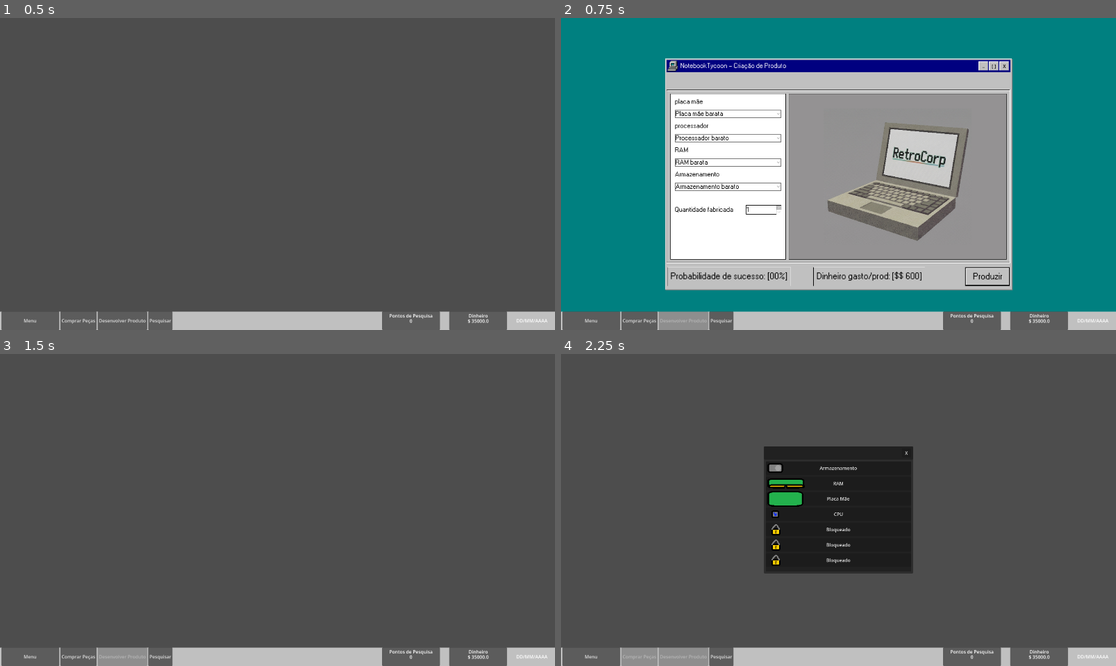
Above: before the commit, frames 1-4 (two rows, left to right).
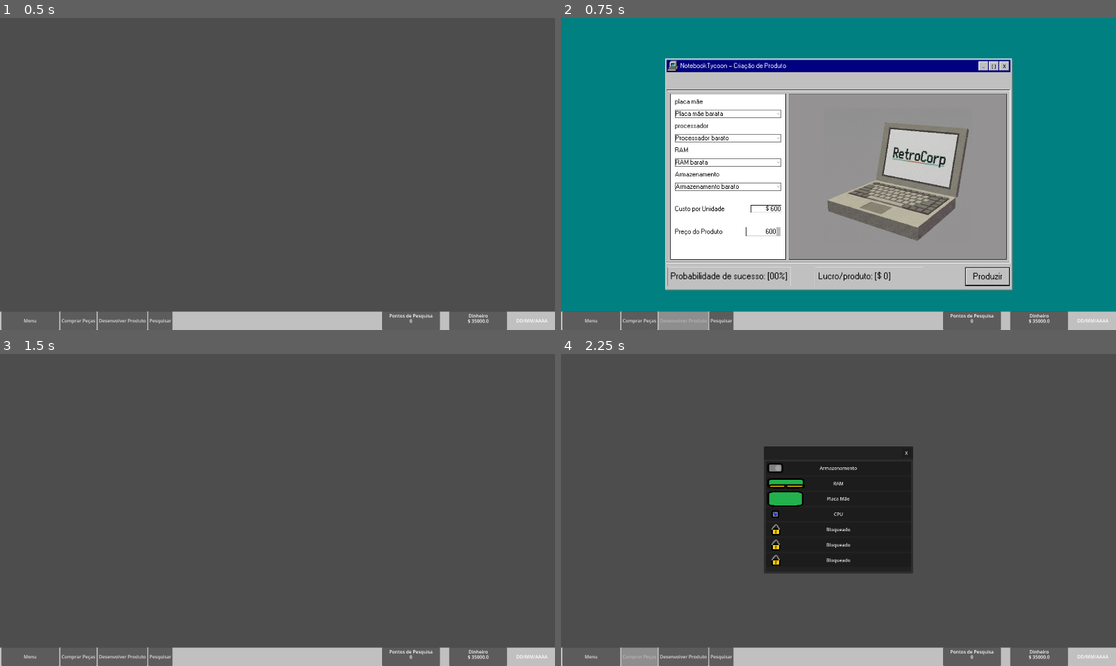
Above: after the commit, the same moments.

Repository: AnthonyBerri/NotebookTycoon
Game: Godot game, scene res://Scenes/Main.tscn
Two runs of this game, one before a commit and one after it. Both use one fixed random seed, a clock stepped at 60 frames per second and the inputs below.
Inputs:
- Up to frame 1 (0.5 s): no input
- Up to frame 2 (0.75 s): click "Desenvolver Produto" at 0.5 s
- Up to frame 3 (1.5 s): click "X" at 1.25 s
- Up to frame 4 (2.25 s): click "Comprar Peças" at 2 s

Frame 1 is identical in both runs. In frame 2, 0.6% of the frame differs, in the area x 20-66%, y 59-86%; in frame 3, 0.5%; in frame 4, 0.5%.

Commit message:
Fixes no fluxo de produção

Diff:
--- a/Scenes/Graphic.tscn
+++ b/Scenes/Graphic.tscn
@@ -380,4 +380,4 @@
 texture = ExtResource("4_8u75l")
 expand_mode = 1
 
-[connection signal="grafico" from="." to="." method="_on_grafico"]
+[connection signal="pressed" from="Janela/MarginContainer2/VBoxContainer/Titulo/HBoxContainer/Control/HBoxContainer/Button3" to="." method="_on_button_3_pressed"]
--- a/Scenes/ProductDevelopment.tscn
+++ b/Scenes/ProductDevelopment.tscn
@@ -108,22 +108,39 @@
 LineEdit/styles/normal = SubResource("StyleBoxFlat_12c3h")
 
 [sub_resource type="StyleBoxFlat" id="StyleBoxFlat_282n6"]
-bg_color = Color(0.7529412, 0.7529412, 0.7529412, 1)
-border_width_top = 1
-border_width_right = 1
-border_color = Color(0, 0, 0, 1)
-
-[sub_resource type="StyleBoxFlat" id="StyleBoxFlat_4biul"]
-bg_color = Color(0.7529412, 0.7529412, 0.7529412, 1)
+bg_color = Color(1, 1, 1, 1)
+border_width_left = 1
 border_width_top = 1
 border_width_right = 1
 border_width_bottom = 1
 border_color = Color(0, 0, 0, 1)
 
+[sub_resource type="StyleBoxFlat" id="StyleBoxFlat_4biul"]
+bg_color = Color(0.7529412, 0.7529412, 0.7529412, 1)
+
 [sub_resource type="StyleBoxFlat" id="StyleBoxFlat_d4vl5"]
-bg_color = Color(0, 0, 0, 1)
-border_width_left = 1
-border_color = Color(1, 1, 1, 1)
+bg_color = Color(0.7529412, 0.7529412, 0.7529412, 1)
+
+[sub_resource type="StyleBoxFlat" id="StyleBoxFlat_kngxp"]
+bg_color = Color(0.7529412, 0.7529412, 0.7529412, 1)
+
+[sub_resource type="StyleBoxFlat" id="StyleBoxFlat_kbqp0"]
+bg_color = Color(0.7529412, 0.7529412, 0.7529412, 1)
+
+[sub_resource type="StyleBoxFlat" id="StyleBoxFlat_2x8ns"]
+bg_color = Color(0.7529412, 0.7529412, 0.7529412, 1)
+
+[sub_resource type="StyleBoxFlat" id="StyleBoxFlat_ccj6c"]
+bg_color = Color(0.7529412, 0.7529412, 0.7529412, 1)
+
+[sub_resource type="StyleBoxFlat" id="StyleBoxFlat_6ws4m"]
+bg_color = Color(0.7529412, 0.7529412, 0.7529412, 1)
+
+[sub_resource type="StyleBoxFlat" id="StyleBoxFlat_ytwox"]
+bg_color = Color(0.7529412, 0.7529412, 0.7529412, 1)
+
+[sub_resource type="StyleBoxFlat" id="StyleBoxFlat_si4sx"]
+bg_color = Color(0.7529412, 0.7529412, 0.7529412, 1)
 
 [sub_resource type="StyleBoxFlat" id="StyleBoxFlat_5yj11"]
 bg_color = Color(0.5803922, 0.57254905, 0.5764706, 1)
@@ -452,7 +469,7 @@
 
 [node name="HBoxContainer" type="HBoxContainer" parent="Janela/MarginContainer2/VBoxContainer/EditArea/MarginContainer/PanelContainer/MarginContainer/HBoxContainer/PanelContainer/MarginContainer/VBoxContainer" unique_id=926564746]
 layout_mode = 2
-theme_override_constants/separation = 44
+theme_override_constants/separation = 91
 
 [node name="Label5" type="Label" parent="Janela/MarginContainer2/VBoxContainer/EditArea/MarginContainer/PanelContainer/MarginContainer/HBoxContainer/PanelContainer/MarginContainer/VBoxContainer/HBoxContainer" unique_id=1689852696]
 layout_mode = 2
@@ -460,15 +477,56 @@
 theme_override_colors/font_color = Color(0, 0, 0, 1)
 theme_override_fonts/font = ExtResource("2_kjiey")
 theme_override_font_sizes/font_size = 24
-text = "Quantidade fabricada"
-
-[node name="SpinBox" type="SpinBox" parent="Janela/MarginContainer2/VBoxContainer/EditArea/MarginContainer/PanelContainer/MarginContainer/HBoxContainer/PanelContainer/MarginContainer/VBoxContainer/HBoxContainer" unique_id=2069878635]
-layout_mode = 2
+text = "Custo por Unidade"
+
+[node name="SpinBox" type="Label" parent="Janela/MarginContainer2/VBoxContainer/EditArea/MarginContainer/PanelContainer/MarginContainer/HBoxContainer/PanelContainer/MarginContainer/VBoxContainer/HBoxContainer" unique_id=1379112878]
+custom_minimum_size = Vector2(105, 0)
+layout_mode = 2
+size_flags_horizontal = 8
 theme = SubResource("Theme_aodgd")
-theme_override_styles/up_background = SubResource("StyleBoxFlat_282n6")
-theme_override_styles/down_background_disabled = SubResource("StyleBoxFlat_4biul")
-theme_override_styles/field_and_buttons_separator = SubResource("StyleBoxFlat_d4vl5")
-value = 1.0
+theme_override_colors/font_color = Color(0, 0, 0, 1)
+theme_override_fonts/font = ExtResource("2_kjiey")
+theme_override_font_sizes/font_size = 24
+theme_override_styles/normal = SubResource("StyleBoxFlat_282n6")
+text = "$ 400"
+horizontal_alignment = 2
+vertical_alignment = 1
+autowrap_mode = 2
+
+[node name="HBoxContainer2" type="HBoxContainer" parent="Janela/MarginContainer2/VBoxContainer/EditArea/MarginContainer/PanelContainer/MarginContainer/HBoxContainer/PanelContainer/MarginContainer/VBoxContainer" unique_id=58723207]
+layout_mode = 2
+theme_override_constants/separation = 81
+
+[node name="Label5" type="Label" parent="Janela/MarginContainer2/VBoxContainer/EditArea/MarginContainer/PanelContainer/MarginContainer/HBoxContainer/PanelContainer/MarginContainer/VBoxContainer/HBoxContainer2" unique_id=1563992706]
+layout_mode = 2
+size_flags_horizontal = 0
+theme_override_colors/font_color = Color(0, 0, 0, 1)
+theme_override_fonts/font = ExtResource("2_kjiey")
+theme_override_font_sizes/font_size = 24
+text = "Preço do Produto"
+
+[node name="SpinBox" type="SpinBox" parent="Janela/MarginContainer2/VBoxContainer/EditArea/MarginContainer/PanelContainer/MarginContainer/HBoxContainer/PanelContainer/MarginContainer/VBoxContainer/HBoxContainer2" unique_id=545439181]
+layout_mode = 2
+size_flags_horizontal = 8
+theme = SubResource("Theme_aodgd")
+theme_override_colors/up_icon_modulate = Color(0.7529412, 0.7529412, 0.7529412, 1)
+theme_override_colors/up_hover_icon_modulate = Color(0.7529412, 0.7529412, 0.7529412, 1)
+theme_override_colors/up_pressed_icon_modulate = Color(0.7529412, 0.7529412, 0.7529412, 1)
+theme_override_colors/down_icon_modulate = Color(0.7529412, 0.7529412, 0.7529412, 1)
+theme_override_colors/down_hover_icon_modulate = Color(0.7529412, 0.7529412, 0.7529412, 1)
+theme_override_colors/down_pressed_icon_modulate = Color(0.7529412, 0.7529412, 0.7529412, 1)
+theme_override_constants/field_and_buttons_separation = 0
+theme_override_styles/up_background = SubResource("StyleBoxFlat_4biul")
+theme_override_styles/up_background_hovered = SubResource("StyleBoxFlat_d4vl5")
+theme_override_styles/up_background_pressed = SubResource("StyleBoxFlat_kngxp")
+theme_override_styles/up_background_disabled = SubResource("StyleBoxFlat_kbqp0")
+theme_override_styles/down_background = SubResource("StyleBoxFlat_2x8ns")
+theme_override_styles/down_background_hovered = SubResource("StyleBoxFlat_ccj6c")
+theme_override_styles/down_background_pressed = SubResource("StyleBoxFlat_6ws4m")
+theme_override_styles/down_background_disabled = SubResource("StyleBoxFlat_ytwox")
+theme_override_styles/up_down_buttons_separator = SubResource("StyleBoxFlat_si4sx")
+max_value = 9999999.0
+alignment = 2
 
 [node name="PanelContainer2" type="PanelContainer" parent="Janela/MarginContainer2/VBoxContainer/EditArea/MarginContainer/PanelContainer/MarginContainer/HBoxContainer" unique_id=1792555098]
 custom_minimum_size = Vector2(400, 0)
@@ -533,7 +591,7 @@
 theme_override_colors/font_color = Color(0, 0, 0, 1)
 theme_override_fonts/font = ExtResource("2_kjiey")
 theme_override_font_sizes/font_size = 32
-text = "Dinheiro gasto/prod [$9999]"
+text = "Lucro/produto [$9999]"
 
 [node name="PanelContainer" type="PanelContainer" parent="Janela/MarginContainer2/VBoxContainer/Stats/MarginContainer" unique_id=1915770775]
 custom_minimum_size = Vector2(275, 0)
@@ -595,4 +653,5 @@
 [connection signal="item_selected" from="Janela/MarginContainer2/VBoxContainer/EditArea/MarginContainer/PanelContainer/MarginContainer/HBoxContainer/PanelContainer/MarginContainer/VBoxContainer/VBoxContainer/OptionButton2" to="." method="_on_qualquer_peca_item_selected"]
 [connection signal="item_selected" from="Janela/MarginContainer2/VBoxContainer/EditArea/MarginContainer/PanelContainer/MarginContainer/HBoxContainer/PanelContainer/MarginContainer/VBoxContainer/VBoxContainer/OptionButton3" to="." method="_on_qualquer_peca_item_selected"]
 [connection signal="item_selected" from="Janela/MarginContainer2/VBoxContainer/EditArea/MarginContainer/PanelContainer/MarginContainer/HBoxContainer/PanelContainer/MarginContainer/VBoxContainer/VBoxContainer/OptionButton4" to="." method="_on_qualquer_peca_item_selected"]
+[connection signal="value_changed" from="Janela/MarginContainer2/VBoxContainer/EditArea/MarginContainer/PanelContainer/MarginContainer/HBoxContainer/PanelContainer/MarginContainer/VBoxContainer/HBoxContainer2/SpinBox" to="." method="_on_spin_box_value_changed"]
 [connection signal="pressed" from="Janela/MarginContainer2/VBoxContainer/Stats/MarginContainer/Panel/Button4" to="." method="_on_produzir_button_pressed"]
--- a/Scenes/graphic.gd
+++ b/Scenes/graphic.gd
@@ -3,6 +3,8 @@
 @onready var Ruim = $Janela/MarginContainer2/VBoxContainer/EditArea/MarginContainer/PanelContainer/MarginContainer/HBoxContainer/PanelContainer/MarginContainer/VBoxContainer/Panel/Ruim
 @onready var Medio = $Janela/MarginContainer2/VBoxContainer/EditArea/MarginContainer/PanelContainer/MarginContainer/HBoxContainer/PanelContainer/MarginContainer/VBoxContainer/Panel/Medio
 @onready var Bom = $Janela/MarginContainer2/VBoxContainer/EditArea/MarginContainer/PanelContainer/MarginContainer/HBoxContainer/PanelContainer/MarginContainer/VBoxContainer/Panel/Bom
+
+signal janela_fechada
 
 func mudar_grafico(qual: int) -> void: # Conecta um sinal nessa função pra setar o gráfico - Marcos
 	# 0 Ruim, 1 Medio, 2 Bom
@@ -19,3 +21,8 @@
 			Ruim.visible = false
 			Medio.visible = false
 			Bom.visible = true
+
+
+func _on_button_3_pressed() -> void:
+	janela_fechada.emit()
+	queue_free()
--- a/Scripts/main.gd
+++ b/Scripts/main.gd
@@ -1,6 +1,6 @@
 extends Node
 
-@onready var btn_criacao = $"HUD/BBar/DevBtn2"
+@onready var btn_criacao = $HUD/BBar/MarginContainer/HBoxContainer/HBoxContainer/DevBtn2
 
 # Called when the node enters the scene tree for the first time.
 func _ready() -> void:
@@ -44,6 +44,10 @@
 		var instancia_ui = cena_graficos.instantiate()
 		$HUD.add_child(instancia_ui)
 		$HUD.move_child(instancia_ui, 0)
+		instancia_ui.janela_fechada.connect(_on_graphic_fechado)
 		instancia_ui.mudar_grafico(grafico)
-	elif(produziu == true && grafico < 0):
+	elif(produziu == false && grafico < 0):
 		$HUD/BBar/MarginContainer/HBoxContainer/HBoxContainer/DevBtn2.disabled = false
+
+func _on_graphic_fechado():
+	$HUD/BBar/MarginContainer/HBoxContainer/HBoxContainer/DevBtn2.disabled = false
--- a/Scripts/product_development.gd
+++ b/Scripts/product_development.gd
@@ -5,10 +5,10 @@
 @onready var ram_options = $Janela/MarginContainer2/VBoxContainer/EditArea/MarginContainer/PanelContainer/MarginContainer/HBoxContainer/PanelContainer/MarginContainer/VBoxContainer/VBoxContainer/OptionButton3
 @onready var armazenamento_options = $Janela/MarginContainer2/VBoxContainer/EditArea/MarginContainer/PanelContainer/MarginContainer/HBoxContainer/PanelContainer/MarginContainer/VBoxContainer/VBoxContainer/OptionButton4
 
-@onready var quantidade_spinbox = $Janela/MarginContainer2/VBoxContainer/EditArea/MarginContainer/PanelContainer/MarginContainer/HBoxContainer/PanelContainer/MarginContainer/VBoxContainer/HBoxContainer/SpinBox
-
-@onready var prob_label = $Janela/MarginContainer2/VBoxContainer/Stats/MarginContainer/PanelContainer/MarginContainer/Label
-@onready var total_label = $Janela/MarginContainer2/VBoxContainer/Stats/MarginContainer/Panel2/PanelContainer2/MarginContainer2/Label2
+@onready var custo_uni_label = $Janela/MarginContainer2/VBoxContainer/EditArea/MarginContainer/PanelContainer/MarginContainer/HBoxContainer/PanelContainer/MarginContainer/VBoxContainer/HBoxContainer/SpinBox
+@onready var preco_prod = $Janela/MarginContainer2/VBoxContainer/EditArea/MarginContainer/PanelContainer/MarginContainer/HBoxContainer/PanelContainer/MarginContainer/VBoxContainer/HBoxContainer2/SpinBox
+@onready var prob_label = $Janela/MarginContainer2/VBoxContainer/EditArea/MarginContainer/PanelContainer/MarginContainer/HBoxContainer/PanelContainer/MarginContainer/VBoxContainer/HBoxContainer2/SpinBox
+@onready var lucro_label = $Janela/MarginContainer2/VBoxContainer/Stats/MarginContainer/Panel2/PanelContainer2/MarginContainer2/Label2
 
 @onready var btb_produzir = $Janela/MarginContainer2/VBoxContainer/Stats/MarginContainer/Panel/Button4
 
@@ -23,20 +23,20 @@
 	atualizar_status_producao()
 
 func _on_produzir_button_pressed():
-	var quantidade = quantidade_spinbox.value
+	var preco = preco_prod.value
 	DadosGlobais.dinheiro -= custo_total
 	janela_fechada.emit(true, 0)
 	queue_free()
-	print("Iniciando fabricação de ", quantidade, " notebooks!")
+	print("Iniciando fabricação de ", preco, " notebooks!")
 
 func _on_qualquer_peca_item_selected():
 	atualizar_status_producao()
 
 func atualizar_status_producao():
 	var custo_base = 150
-	custo_total = custo_base * quantidade_spinbox.value
+	#custo_total = custo_base * quantidade_spinbox.value
 
-	total_label.text = "Dinheiro gasto/prod: [$" + formatar_dinheiro_tycoon(custo_total) + "]"
+	custo_uni_label.text = formatar_dinheiro_tycoon(custo_total)
 
 func formatar_dinheiro_tycoon(valor: float) -> String:
 	var sufixos = ["", "K", "M", "B", "T", "Qa", "Qi", "Sx", "Sp", "Oc", "No", "Dc"]
@@ -92,11 +92,20 @@
 	for index in indexes:
 		custo_total_por_peca += custo_base * (index + 1)
 
-	custo_total = custo_total_por_peca * quantidade_spinbox.value
-	total_label.text = "Dinheiro gasto/prod: [$" + formatar_dinheiro_tycoon(custo_total) + "]"
+	custo_uni_label.text = formatar_dinheiro_tycoon(custo_total_por_peca)
+
+	custo_total = (int(preco_prod.value) - custo_total_por_peca)
+	lucro_label.text = "Lucro/produto: [" + formatar_dinheiro_tycoon(custo_total) + "]"
+	if(custo_total_por_peca > preco_prod.value):
+		preco_prod.value = int(custo_uni_label.text)
 
 
 
 func _on_button_3_pressed() -> void:
-	janela_fechada.emit(false, 0)
+	janela_fechada.emit(false, -1)
 	queue_free()
+
+
+func _on_spin_box_value_changed(value: float) -> void:
+	if(int(custo_uni_label.text) > value):
+		preco_prod.value = int(custo_uni_label.text)
Not shown: 1 places in Scenes/Graphic.tscn that only renumber resources
Not shown: 1 places in Scenes/ProductDevelopment.tscn that only renumber resources
